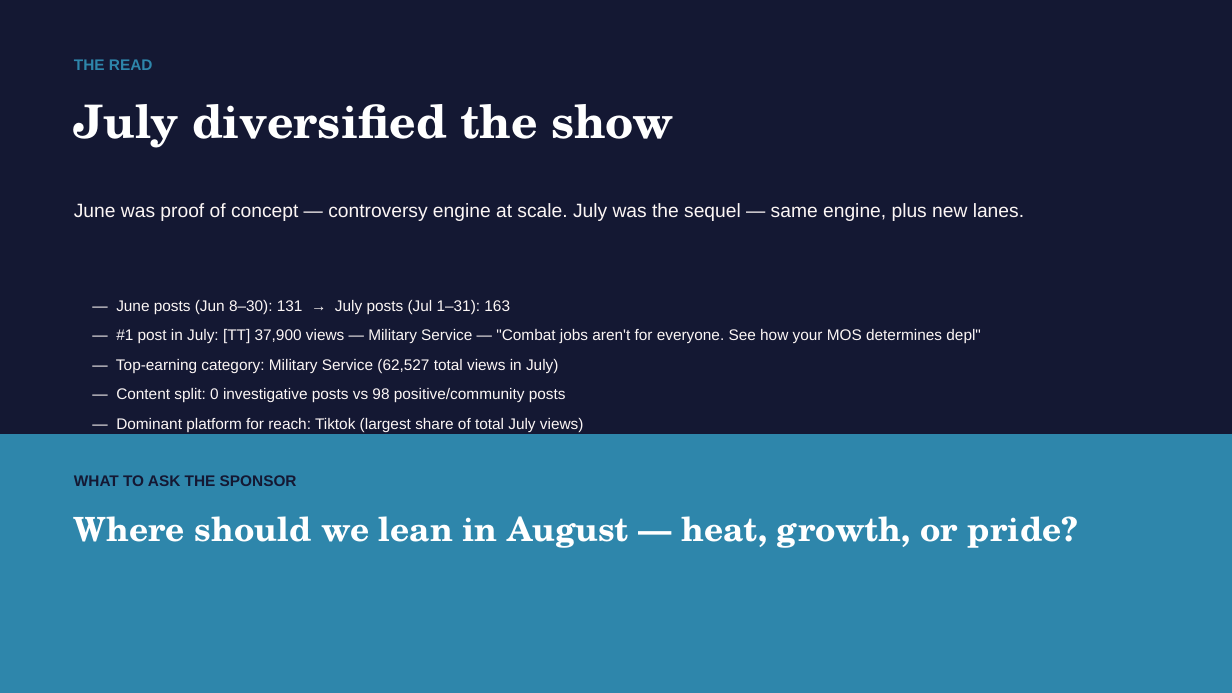
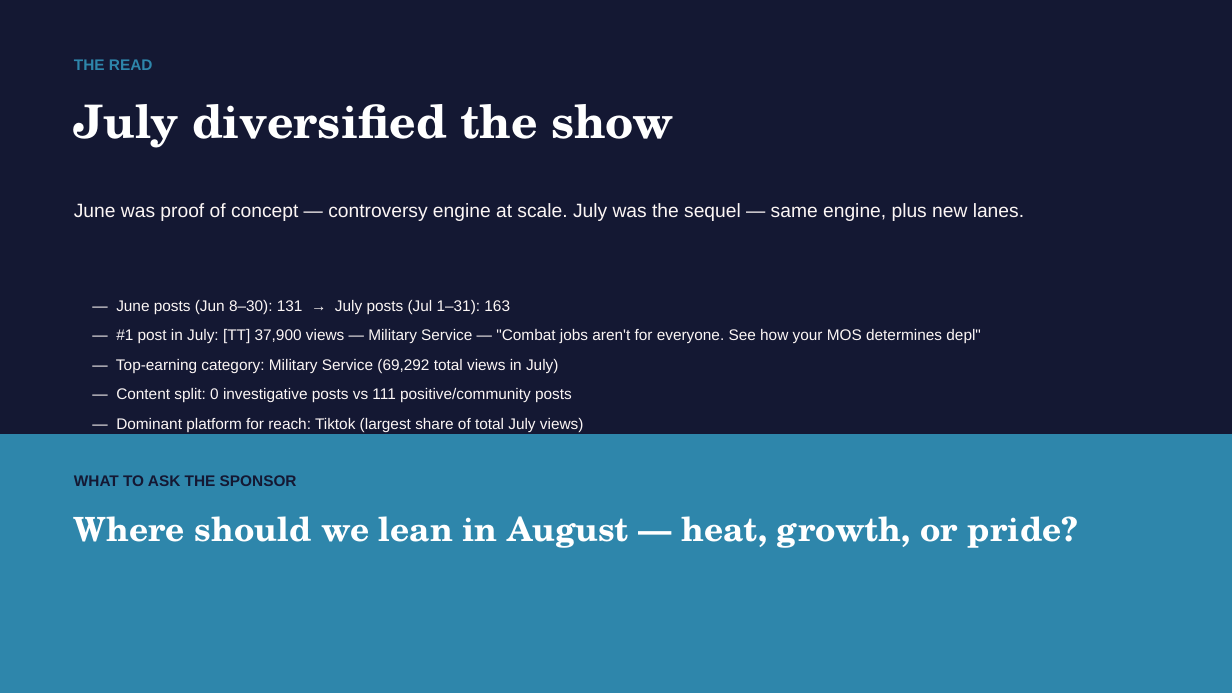
Before and after one commit to zvmmer/talking-downey-kpis, a slide deck: slide 6 of MONTHLY_REPORT_2026-07.pptx. Drawn at 1232x693 pixels with LibreOffice and Linux fonts; fonts in the diff are those of the drawing. Boxes give left, top, right and bottom in pixels: in the first picture for what was removed or moved away, otherwise in the second. Text is boxed around its words. In the diff, an @@ line names an element or a change of style, - is before the commit and + after.

Commit message:
Rebuild July/Aug monthly decks with new taxonomy; replace stale 57%-other narrative with data-driven text

```diff
--- a/MONTHLY_REPORT_2026-07.pptx
+++ b/MONTHLY_REPORT_2026-07.pptx
@@ text at <box>116,359,558,373</box>: text changed @@
-— Top-earning category: Military Service (62,527 total views in July)
+— Top-earning category: Military Service (69,292 total views in July)
@@ text at <box>116,388,572,403</box>: text changed @@
-— Content split: 0 investigative posts vs 98 positive/community posts
+— Content split: 0 investigative posts vs 111 positive/community posts
```
Also in this commit, not shown: 3 other slides changed, 3 other files.
